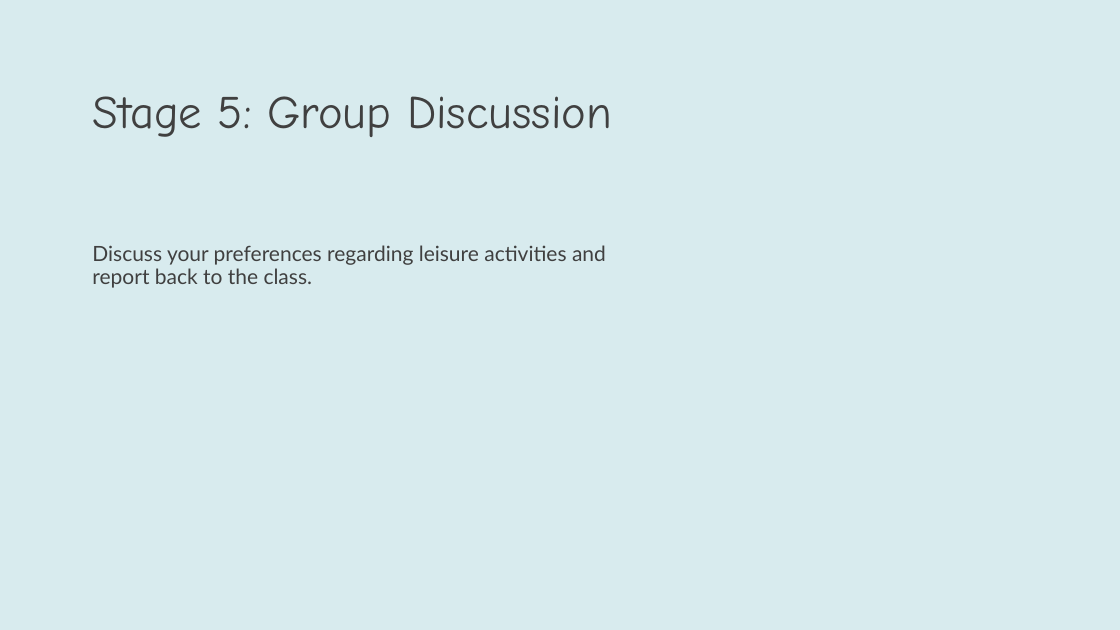
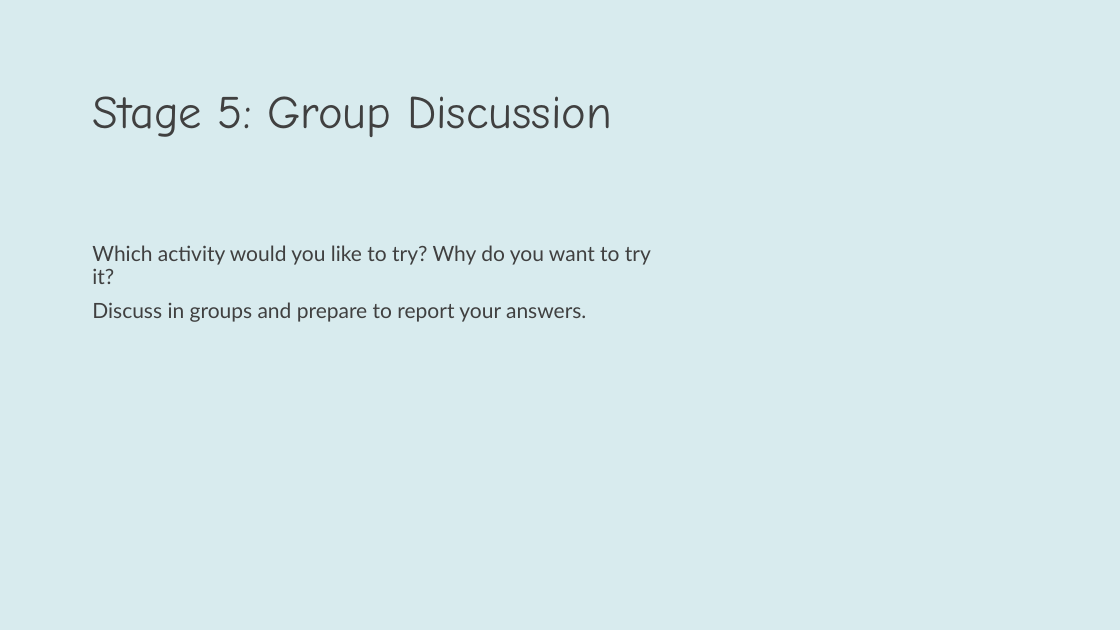
Before and after one commit to YuSh1nafk/IPR2026, a slide deck: slide 36 of back_end/outputs/Global_Success_Book_4_Presentation.pptx (slide 41 before the commit). Drawn at 1120x630 pixels with LibreOffice and Linux fonts; fonts in the diff are those of the drawing. Boxes give left, top, right and bottom in pixels: in the first picture for what was removed or moved away, otherwise in the second. Text is boxed around its words. In the diff, an @@ line names an element or a change of style, - is before the commit and + after.

Commit message:
Cập nhật hoàn thành back_end và front_end

```diff
--- a/back_end/outputs/Global_Success_Book_4_Presentation.pptx
+++ b/back_end/outputs/Global_Success_Book_4_Presentation.pptx
@@ text at [92,245,651,322]: text changed @@
-Discuss your preferences regarding leisure activities and report back to the class.
+Which activity would you like to try? Why do you want to try it?
+Discuss in groups and prepare to report your answers.
```
Also in this commit, not shown: 49 other slides changed, 4 slides added, 9 slides removed, 24 other files.
